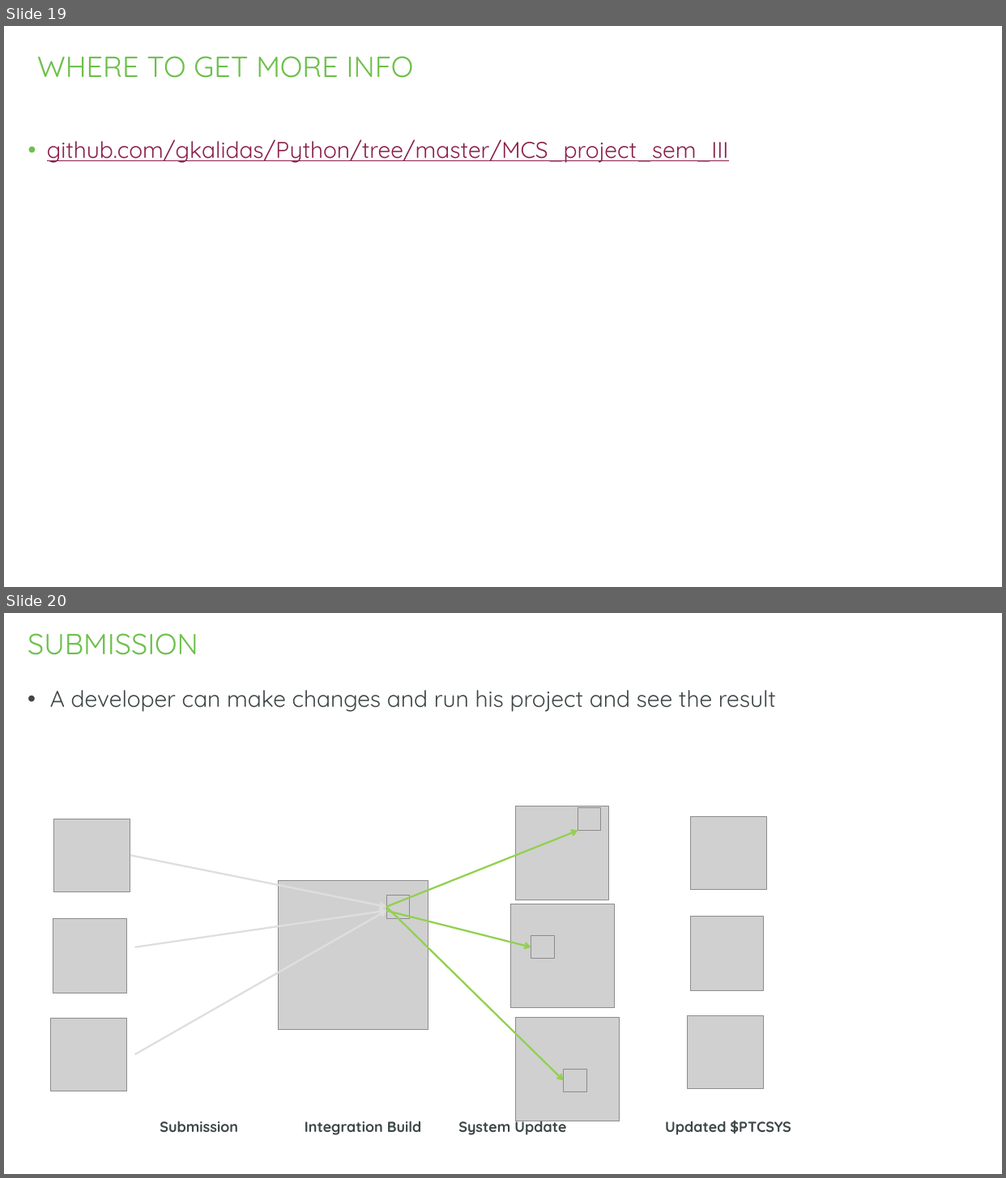
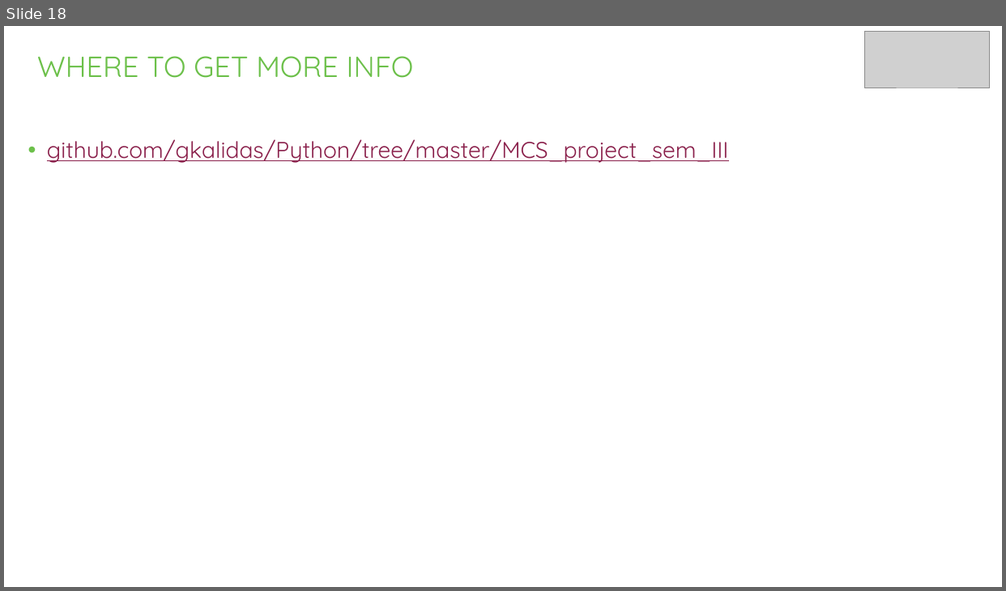
Before and after one commit to gkalidas/Python, a slide deck: MCS_project_sem_III/python_project.pptx. Shown one above the other, each under a label of ours: slides 19 and 20 before the commit, slide 18 after it. The pictures are 1006x1178 and 1006x591 pixels, drawn with LibreOffice and Linux fonts; fonts in the diff are those of the drawing; grey boxes stand for pictures; background and template pictures are left out. Boxes give left, top, right and bottom in pixels: in the first picture for what was removed or moved away, otherwise in the second. Text is boxed around its words. In the diff, an @@ line names an element or a change of style, - is before the commit and + after.

```diff
--- a/MCS_project_sem_III/python_project.pptx
+++ b/MCS_project_sem_III/python_project.pptx
@@ slide 20 removed at bbox=[4, 613, 1002, 1174], background #FFFFFF; not listed: 1 template element that a slide beside it also shows @@
@@ title removed at bbox=[27, 633, 198, 655] @@
-SUBMISSION
@@ text removed at bbox=[50, 690, 776, 712] @@
-• A developer can make changes and run his project and see the result
@@ picture removed at bbox=[515, 806, 609, 900] @@
@@ picture removed at bbox=[53, 819, 130, 892] @@
@@ arrow removed from (386, 907) to (577, 831) @@
@@ picture removed at bbox=[577, 807, 601, 831] @@
@@ picture removed at bbox=[691, 816, 767, 889] @@
@@ arrow removed from (130, 855) to (386, 907) @@
@@ picture removed at bbox=[278, 880, 428, 1030] @@
@@ picture removed at bbox=[386, 895, 410, 918] @@
@@ picture removed at bbox=[53, 918, 127, 994] @@
@@ arrow removed from (135, 948) to (386, 911) @@
@@ arrow removed from (135, 1054) to (386, 911) @@
@@ arrow removed from (386, 911) to (531, 948) @@
@@ arrow removed from (386, 907) to (563, 1081) @@
@@ picture removed at bbox=[510, 905, 614, 1008] @@
@@ picture removed at bbox=[690, 916, 763, 991] @@
@@ picture removed at bbox=[531, 935, 554, 959] @@
@@ picture removed at bbox=[50, 1019, 127, 1092] @@
@@ picture removed at bbox=[515, 1017, 620, 1122] @@
@@ picture removed at bbox=[687, 1016, 763, 1089] @@
@@ picture removed at bbox=[563, 1070, 586, 1093] @@
@@ text removed at bbox=[160, 1121, 238, 1132] @@
-Submission
@@ text removed at bbox=[305, 1121, 421, 1135] @@
-Integration Build
@@ text removed at bbox=[458, 1117, 566, 1137] @@
-System Update
@@ text removed at bbox=[665, 1120, 791, 1135] @@
-Updated $PTCSYS
@@ what was slide 19 is now slide 18 @@
@@ slide 18 changed as well @@
@@ picture added at bbox=[865, 31, 990, 88] @@
```
Also in this commit, not shown: 8 other slides changed, 11 slides added, 10 other slides removed, 4 other files.
